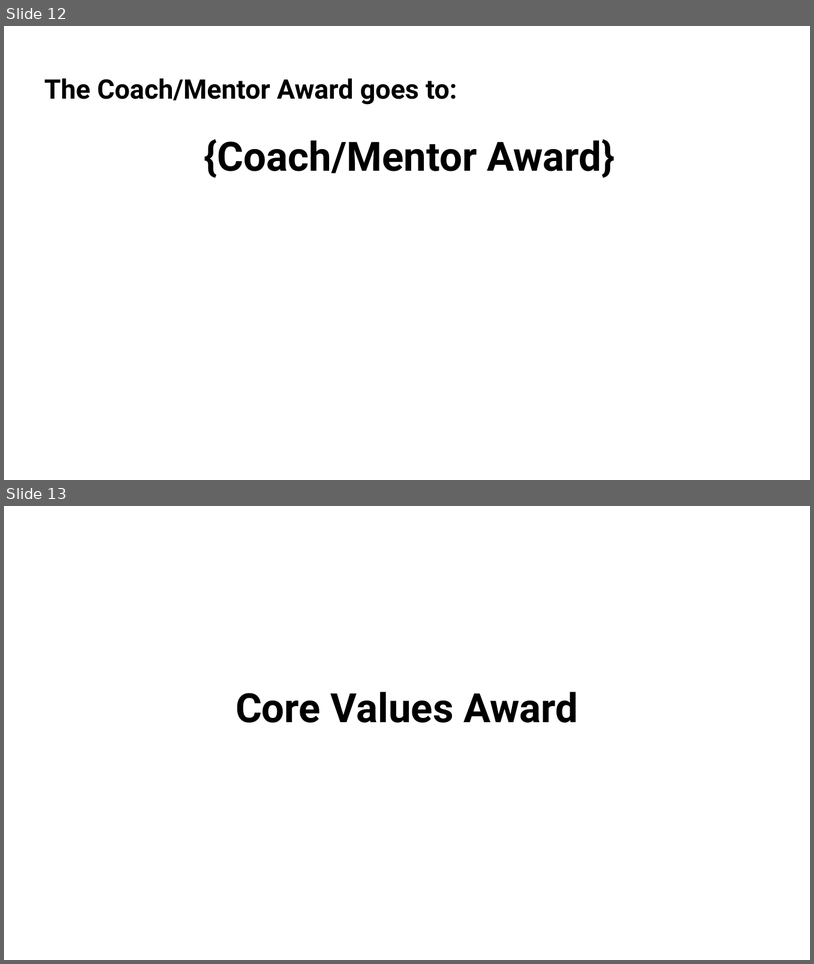
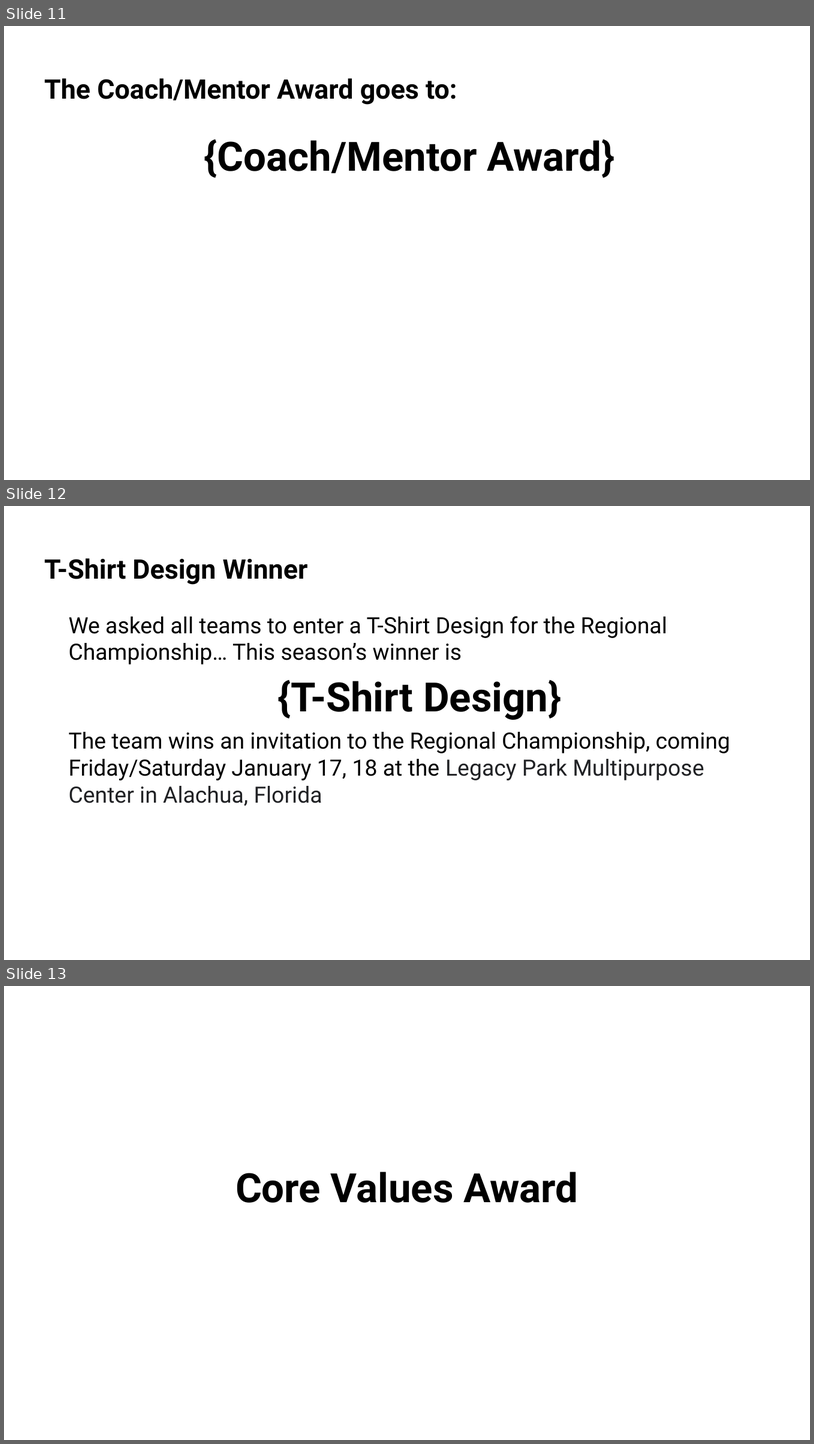
Before and after one commit to bpmerkel/FLLSlides, a slide deck: Api/Templates/Awards Ceremony - Full.pptx. Shown one above the other, each under a label of ours: slides 12 and 13 before the commit, slides 11, 12 and 13 after it. The pictures are 814x964 and 814x1444 pixels, drawn with LibreOffice and Linux fonts; fonts in the diff are those of the drawing; background and template pictures are left out. Boxes give left, top, right and bottom in pixels: in the first picture for what was removed or moved away, otherwise in the second. Text is boxed around its words. In the diff, an @@ line names an element or a change of style, - is before the commit and + after.

```diff
--- a/Api/Templates/Awards Ceremony - Full.pptx
+++ b/Api/Templates/Awards Ceremony - Full.pptx
@@ slide 12 added at [4, 506, 810, 960], background picture (left out) @@
@@ title added at [44, 558, 308, 585], 24 pt, text #000000, bold @@
+T-Shirt Design Winner
@@ text added at [69, 616, 731, 805], 20 pt, text #000000 @@
+We asked all teams to enter a T-Shirt Design for the Regional Championship… This season’s winner is
+{T-Shirt Design}
+The team wins an invitation to the Regional Championship, coming Friday/Saturday January 17, 18 at the Legacy Park Multipurpose Center in Alachua, Florida
@@ what was slide 12 is now slide 11 @@
```
Also in this commit, not shown: 1 other slide added, 2 slides removed, 1 other file.
